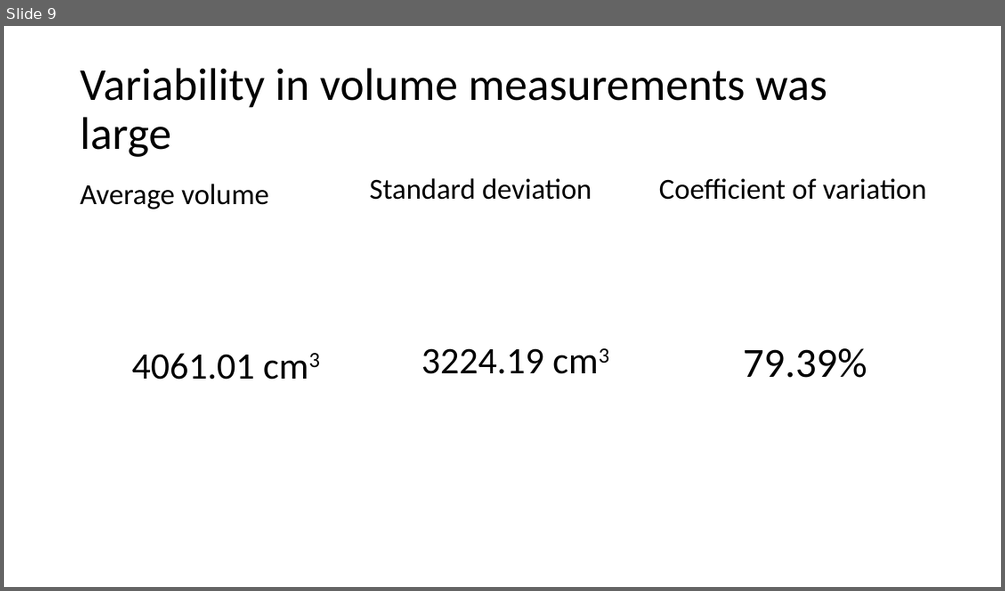
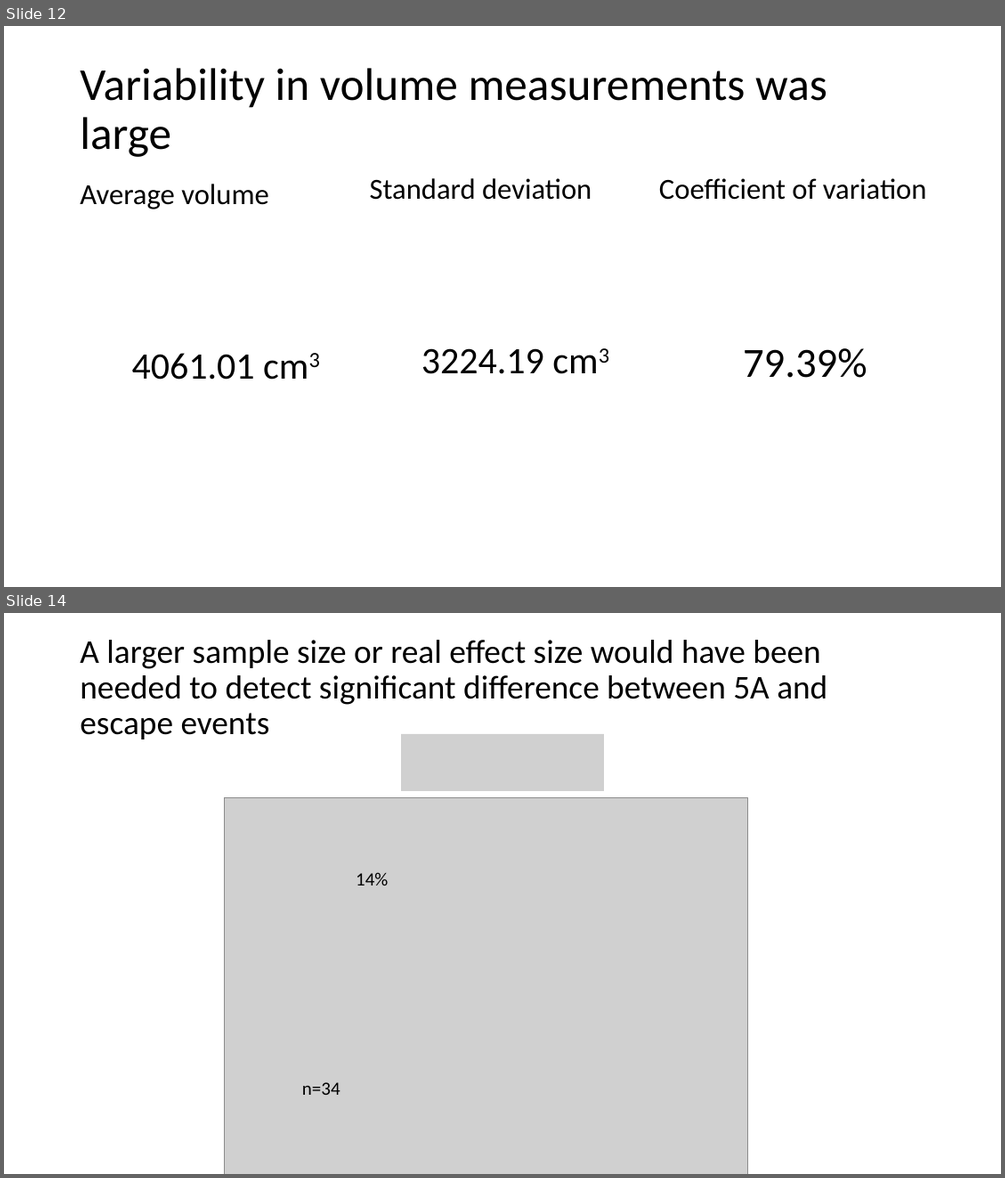
Before and after one commit to ChaneyHart/Living-Carbon, a slide deck: LC_2023/10_13_LC_summary.pptx. Shown one above the other, each under a label of ours: slide 9 before the commit, slides 12 and 14 after it; the slides between them are not shown. The pictures are 1005x591 and 1005x1178 pixels, drawn with LibreOffice and Linux fonts; fonts in the diff are those of the drawing; grey boxes stand for pictures. Boxes give left, top, right and bottom in pixels: in the first picture for what was removed or moved away, otherwise in the second. Text is boxed around its words. In the diff, an @@ line names an element or a change of style, - is before the commit and + after.

```diff
--- a/LC_2023/10_13_LC_summary.pptx
+++ b/LC_2023/10_13_LC_summary.pptx
@@ slide 14 added at <box>4,613,1001,1174</box>, background #FFFFFF @@
@@ title added at <box>80,640,827,739</box>, 32 pt, text #000000 @@
+A larger sample size or real effect size would have been needed to detect significant difference between 5A and escape events
@@ picture added at <box>401,734,604,791</box> @@
@@ picture added at <box>225,798,748,1174</box> @@
@@ text added at <box>356,872,388,885</box>, 18 pt, text #000000 @@
+14%
@@ text added at <box>302,1082,340,1094</box>, 18 pt, text #000000 @@
+n=34
@@ what was slide 9 is now slide 12 @@
```
Also in this commit, not shown: 5 slides changed, 4 other slides added, 1 slide removed, 3 other files.
